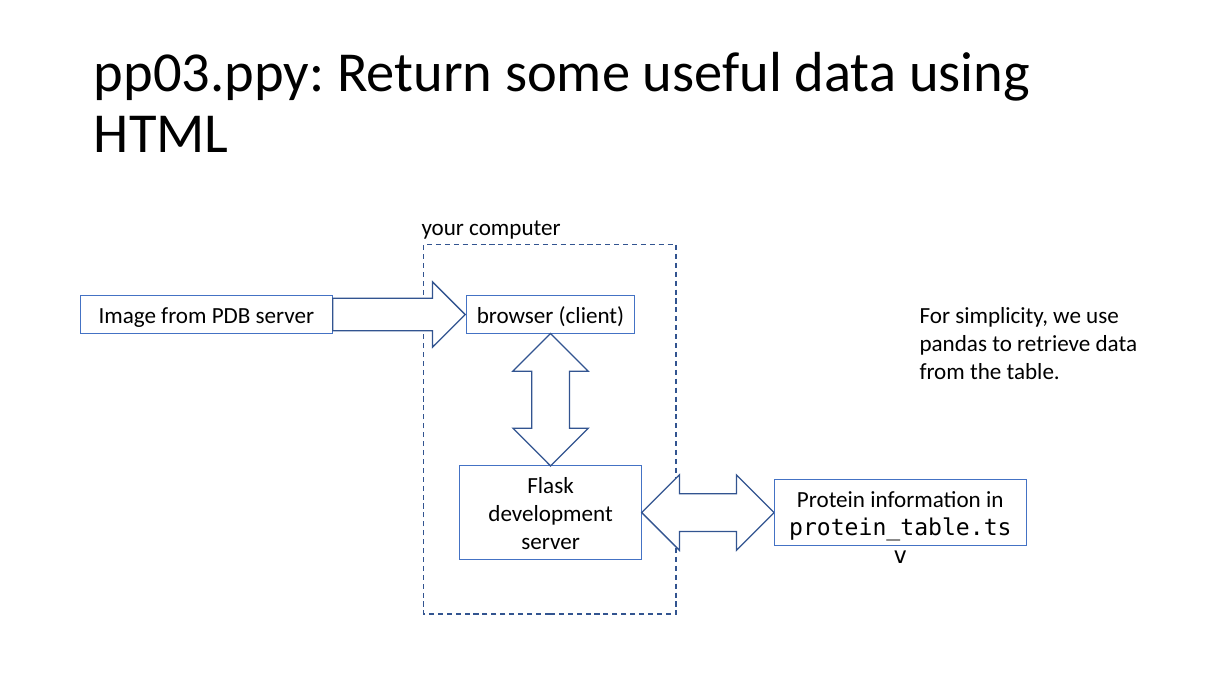
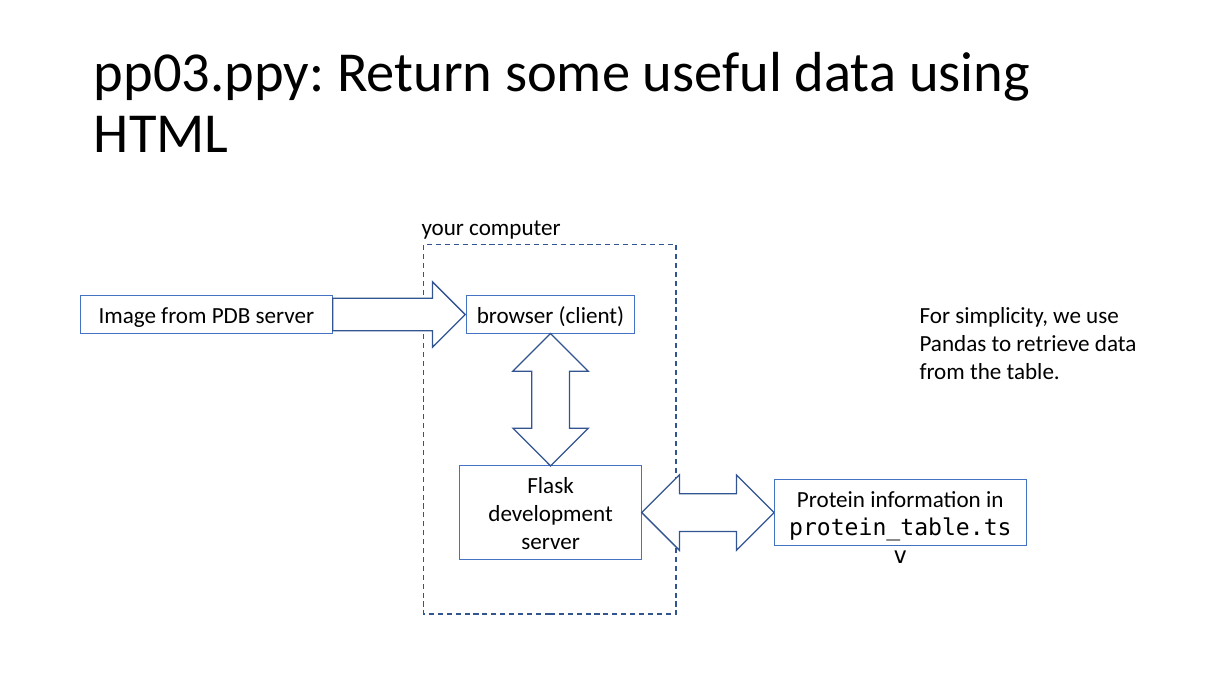
Before and after one commit to conradbessant/webintro, a slide deck: slide 5 of explanation.pptx. Drawn at 1232x693 pixels with LibreOffice and Linux fonts; fonts in the diff are those of the drawing. Boxes give left, top, right and bottom in pixels: in the first picture for what was removed or moved away, otherwise in the second. Text is boxed around its words. In the diff, an @@ line names an element or a change of style, - is before the commit and + after.

```diff
--- a/explanation.pptx
+++ b/explanation.pptx
@@ text at box(920, 307, 1136, 379): text changed @@
-For simplicity, we use pandas to retrieve data from the table.
+For simplicity, we use Pandas to retrieve data from the table.
```
Also in this commit, not shown: 5 other files.
